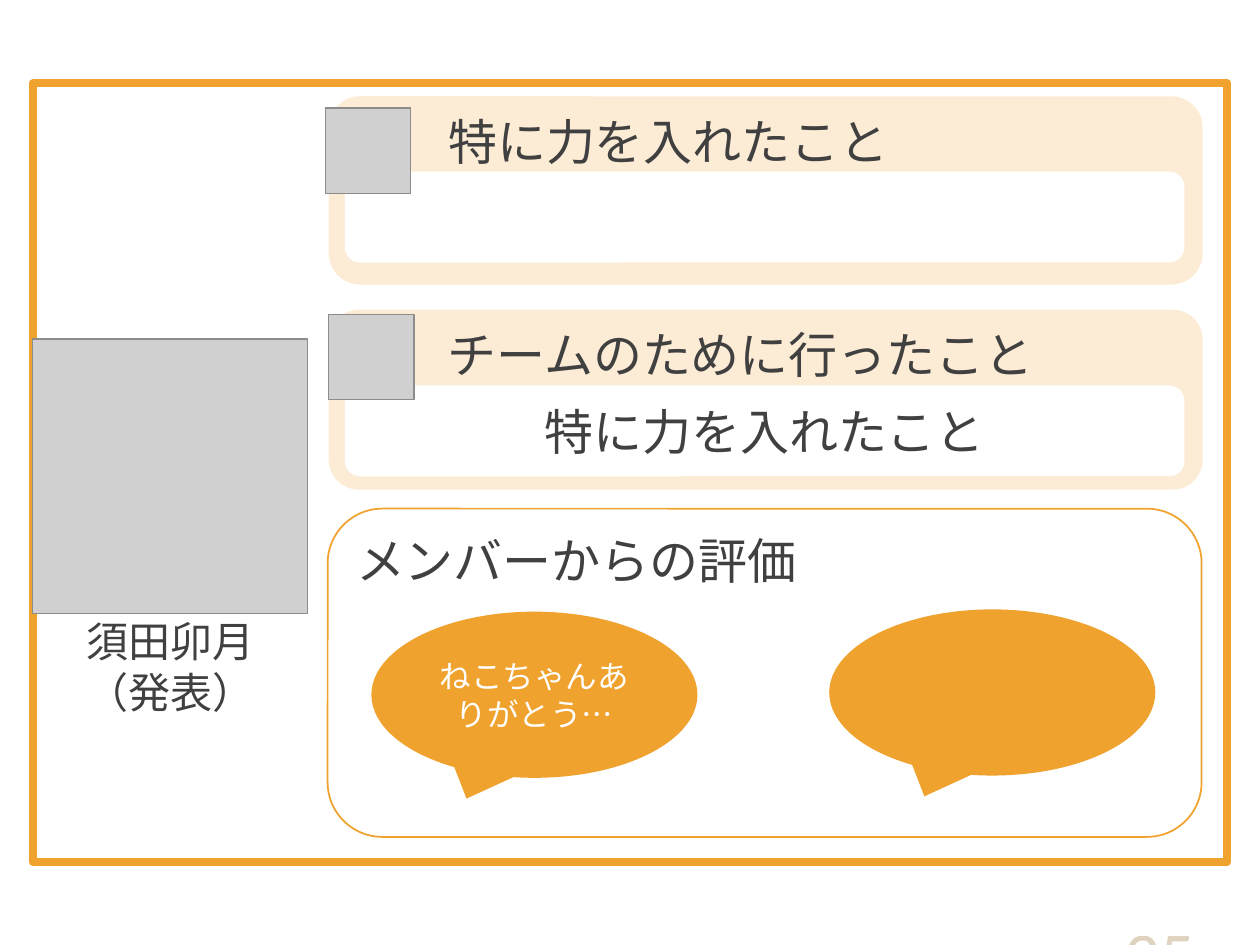
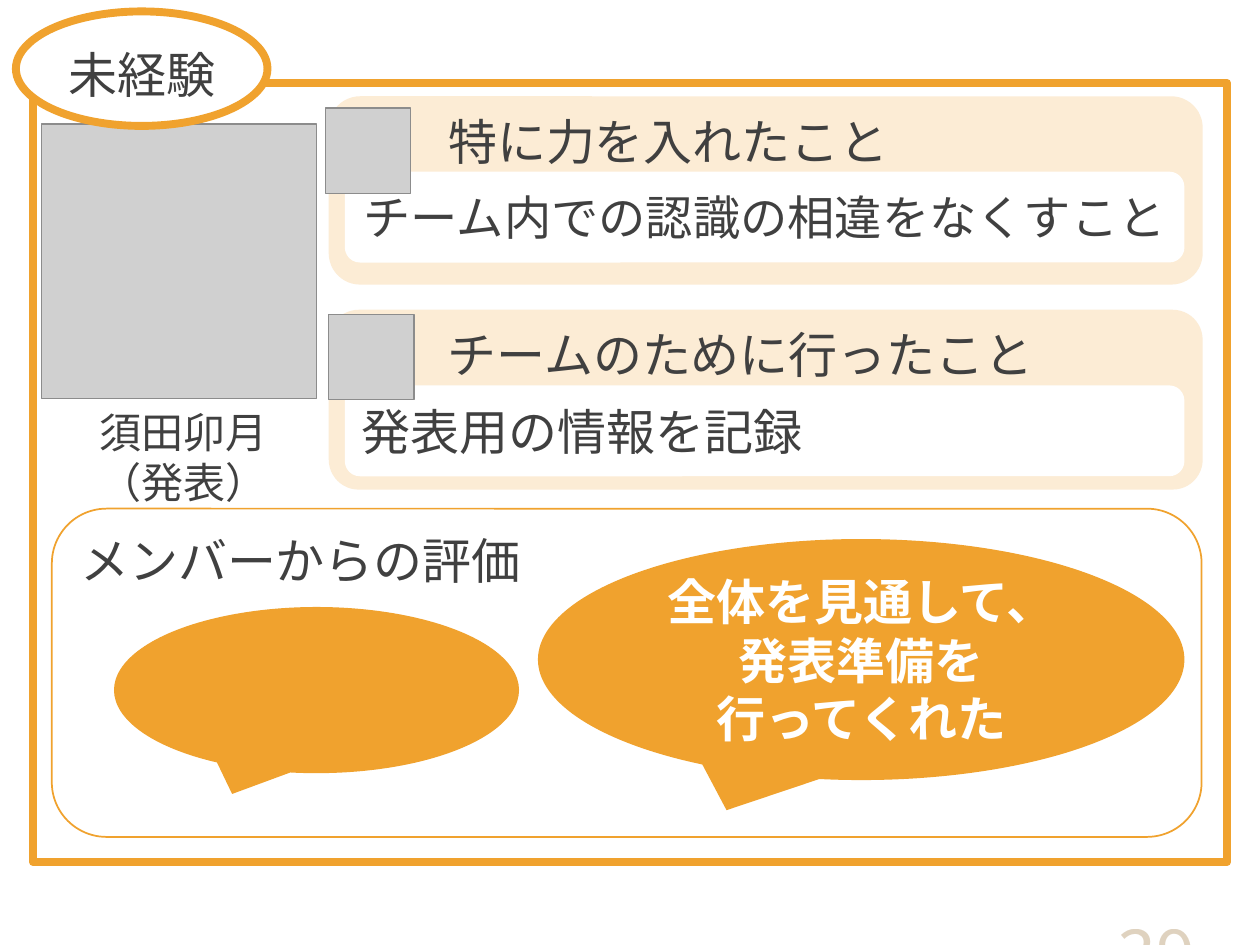
Before and after one commit to DOJO-2021/D-2, a slide deck: slide 39 of documents/プレゼン/Knowledge Holder_清書版.pptx (slide 35 before the commit). Drawn at 1260x945 pixels with LibreOffice and Linux fonts; fonts in the diff are those of the drawing; grey boxes stand for pictures. Boxes give left, top, right and bottom in pixels: in the first picture for what was removed or moved away, otherwise in the second. Text is boxed around its words. In the diff, an @@ line names an element or a change of style, - is before the commit and + after.

```diff
--- a/documents/プレゼン/Knowledge Holder_清書版.pptx
+++ b/documents/プレゼン/Knowledge Holder_清書版.pptx
@@ ellipse added at box(16, 11, 268, 126), fill #FFFFFF, outline #F0A22E 4.5 pt, 28 pt, text #404040 @@
+未経験
@@ picture added at box(42, 123, 316, 398) @@
@@ text in rounded rectangle at box(364, 187, 1166, 239): text added @@
+チーム内での認識の相違をなくすこと
@@ picture removed at box(33, 339, 307, 614) @@
@@ text "須田卯月" rewrapped from box(86, 622, 254, 712) to box(99, 413, 267, 509) @@
@@ text in rounded rectangle at box(362, 409, 802, 454): text changed; font Calibri to Noto Sans CJK JP @@
-特に力を入れたこと
+発表用の情報を記録
@@ font Calibri to Noto Sans CJK JP in 3 elements at box(329, 310, 1203, 490), box(329, 96, 1203, 284), box(52, 509, 1202, 838) @@
@@ rounded rectangle "メンバーからの評価": place and size @@
-rounded rectangle "メンバーからの評価" at box(328, 509, 1202, 838)
+rounded rectangle "メンバーからの評価" at box(52, 509, 1202, 838)
@@ speech bubble "全体を見通して、": place and size @@
-speech bubble "全体を見通して、" at box(829, 610, 1155, 776)
+speech bubble "全体を見通して、" at box(538, 539, 1184, 780)
@@ text in speech bubble at box(667, 578, 1055, 742): text added @@
+全体を見通して、
+発表準備を
+行ってくれた
@@ speech bubble: place and size @@
-speech bubble at box(372, 612, 698, 779)
+speech bubble at box(113, 607, 518, 774)
@@ text in speech bubble at box(440, 663, 629, 728): text removed @@
-ねこちゃんありがとう…
@@ page number at box(906, 810, 1208, 945): text changed; font Calibri to Noto Sans CJK JP @@
-35
+39
```
Also in this commit, not shown: 22 other slides changed, 6 slides added, 2 slides removed.
